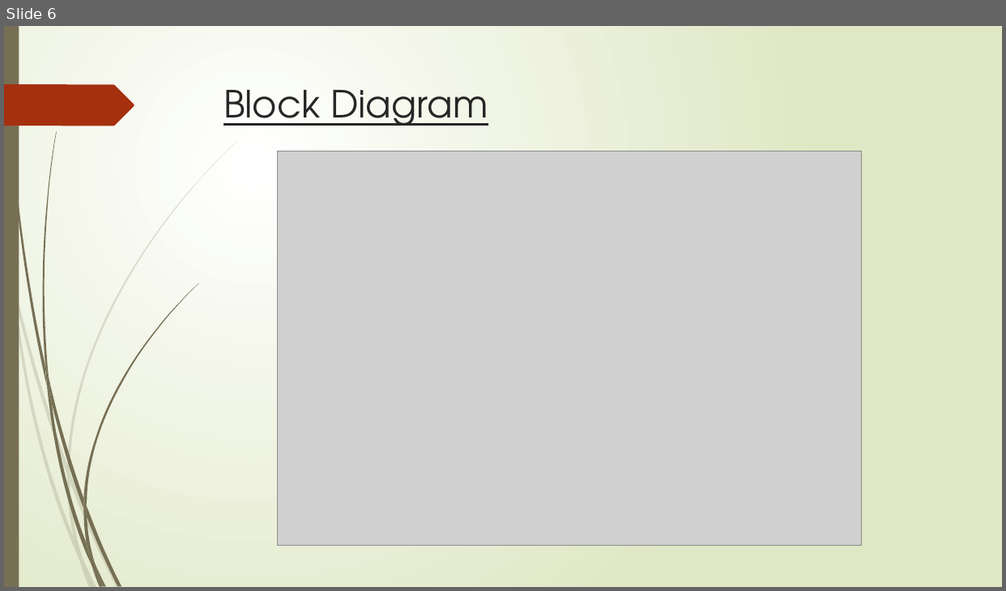
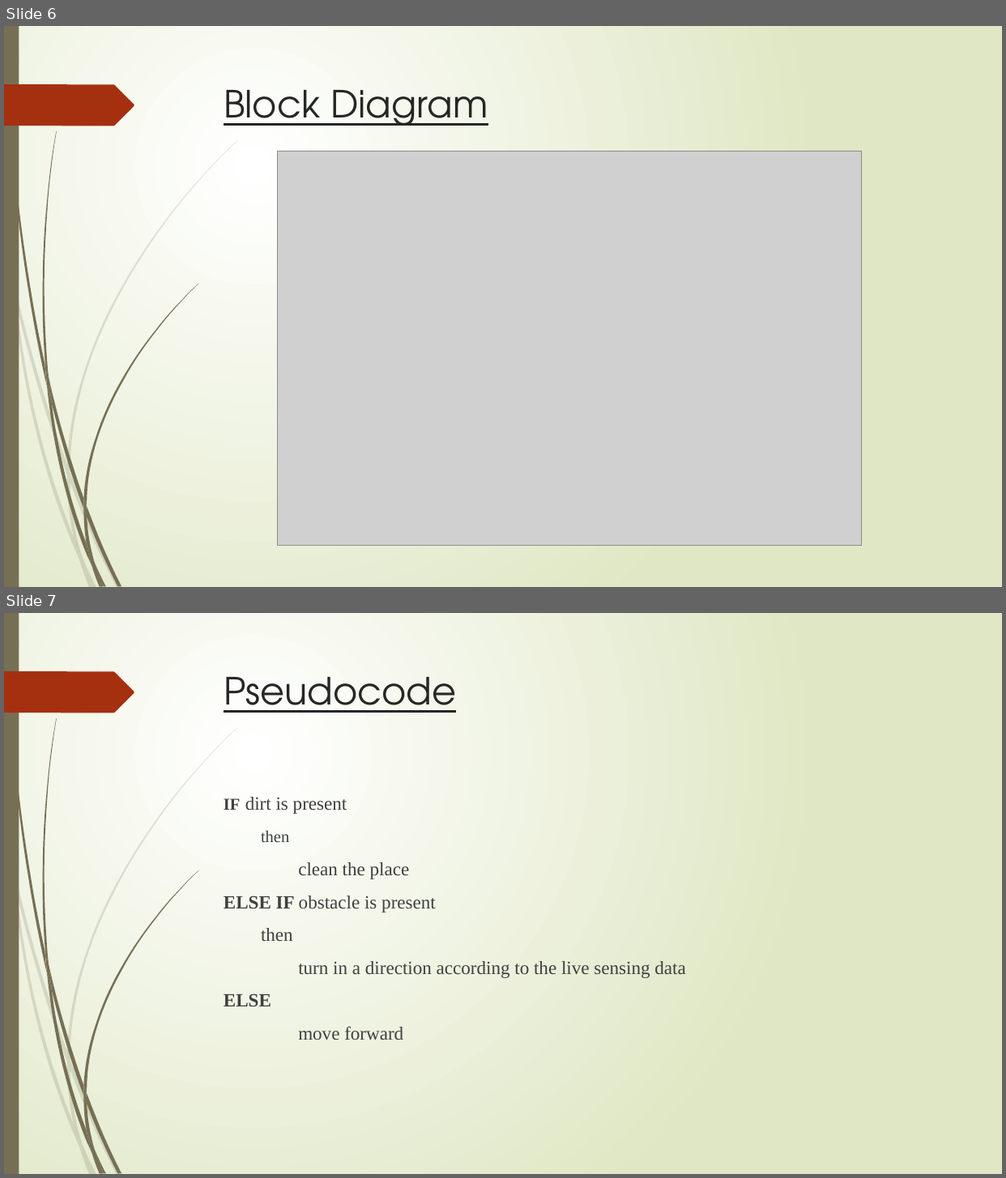
Before and after one commit to VirajSonaje/RobovacSimulation, a slide deck: Presentation on CSE561 Project.pptx. Shown one above the other, each under a label of ours: slide 6 before the commit, slides 6 and 7 after it. The pictures are 1006x591 and 1006x1178 pixels, drawn with LibreOffice and Linux fonts; fonts in the diff are those of the drawing; grey boxes stand for pictures. Boxes give left, top, right and bottom in pixels: in the first picture for what was removed or moved away, otherwise in the second. Text is boxed around its words. In the diff, an @@ line names an element or a change of style, - is before the commit and + after.

Commit message:
Updated ppt

```diff
--- a/Presentation on CSE561 Project.pptx
+++ b/Presentation on CSE561 Project.pptx
@@ slide 7 added at [4, 613, 1002, 1174], background gradient #FFFFFF to #DFE8C4; not listed: 24 template elements that a slide beside it also shows @@
@@ title added at [224, 677, 456, 713], 36 pt, text #262626, underline @@
+Pseudocode
@@ text added at [224, 797, 685, 1040], 18 pt, text #404040 @@
+IF dirt is present
+then
+clean the place
+ELSE IF obstacle is present
+then
+turn in a direction according to the live sensing data
+ELSE
+move forward
```
